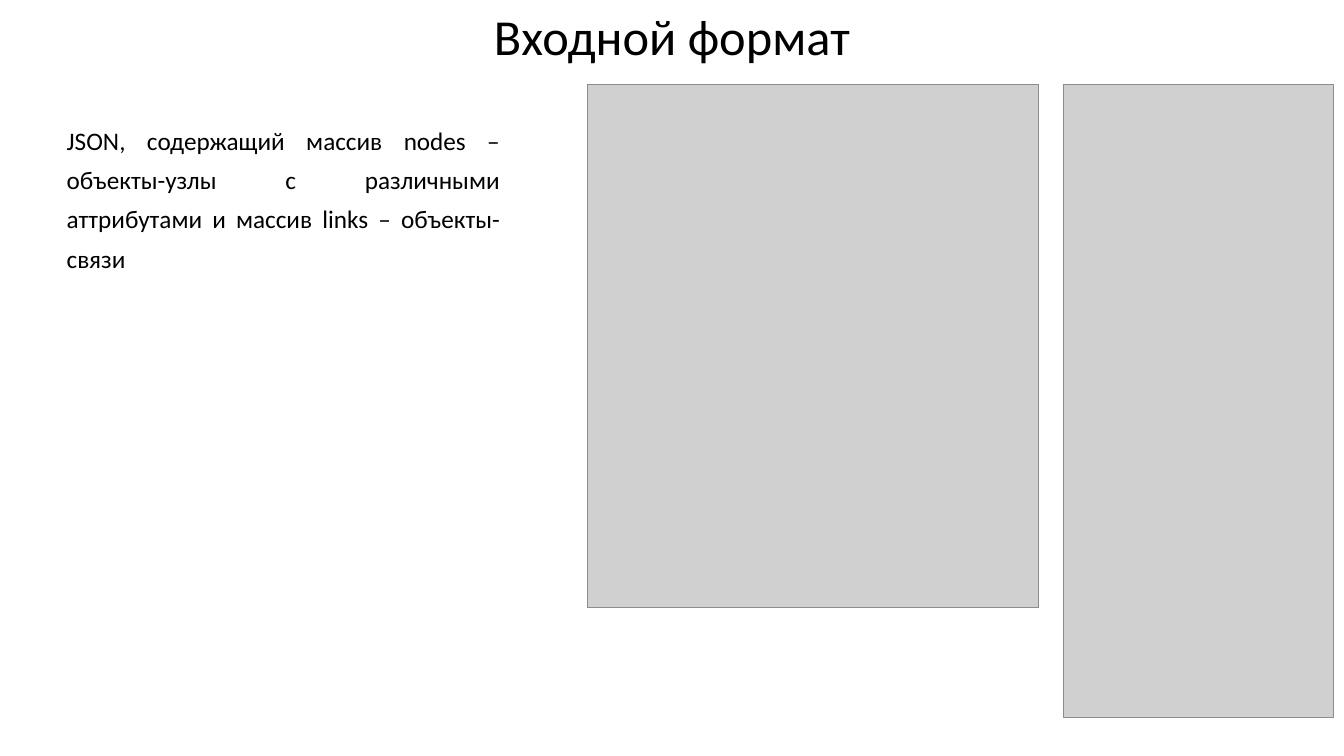
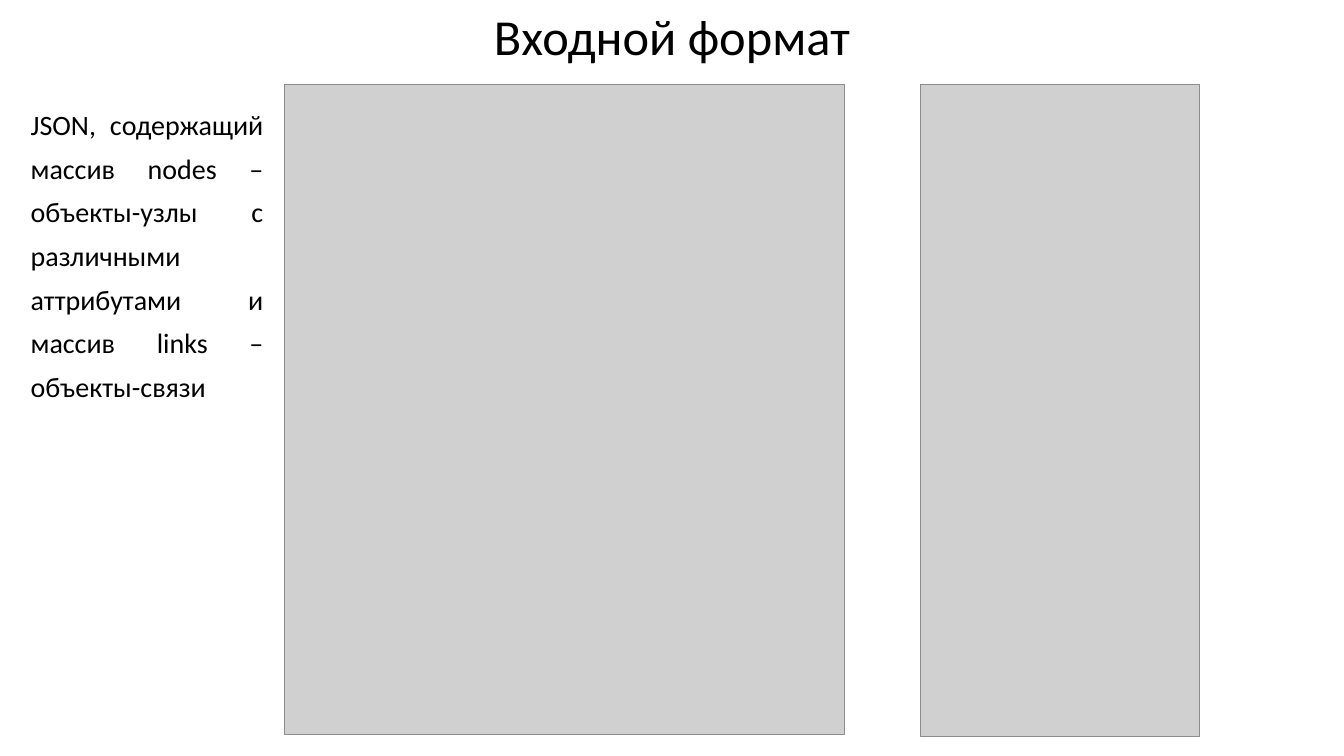
Before and after one commit to sevoster/hybrid-decision-making-system, a slide deck: slide 29 of docs/Синтетическая Презентация.pptx. Drawn at 1344x756 pixels with LibreOffice and Linux fonts; fonts in the diff are those of the drawing; grey boxes stand for pictures. Boxes give left, top, right and bottom in pixels: in the first picture for what was removed or moved away, otherwise in the second. Text is boxed around its words. In the diff, an @@ line names an element or a change of style, - is before the commit and + after.

```diff
--- a/docs/Синтетическая Презентация.pptx
+++ b/docs/Синтетическая Презентация.pptx
@@ picture: place and size @@
-picture at (588, 85, 1038, 608)
+picture at (284, 85, 845, 734)
@@ picture: place and size @@
-picture at (1064, 85, 1335, 718)
+picture at (921, 85, 1200, 737)
@@ text "JSON, содержащий массив nodes – ...": place and size @@
-text "JSON, содержащий массив nodes – ..." at (67, 132, 500, 268)
+text "JSON, содержащий массив nodes – ..." at (31, 116, 263, 398)
@@ text "JSON, содержащий массив nodes – ..." at (31, 116, 263, 398): size 18 to 20 pt @@
```
Also in this commit, not shown: 18 other slides changed, 1 slide added, 1 slide removed, 2 other files.
